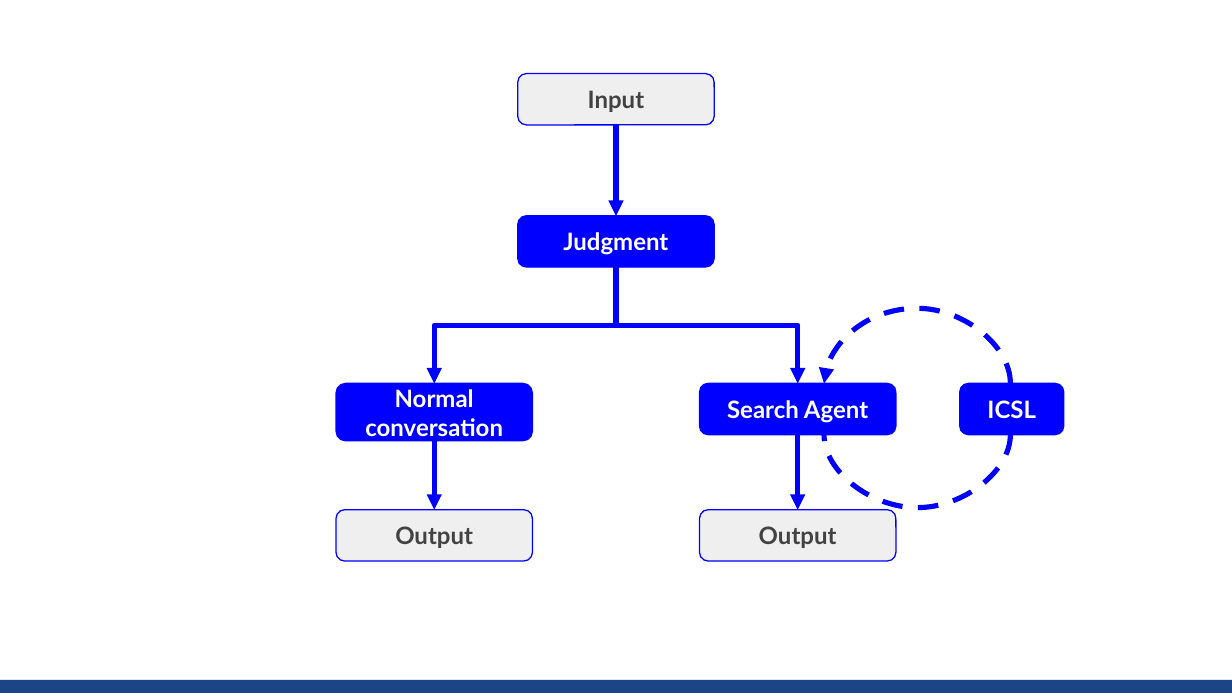
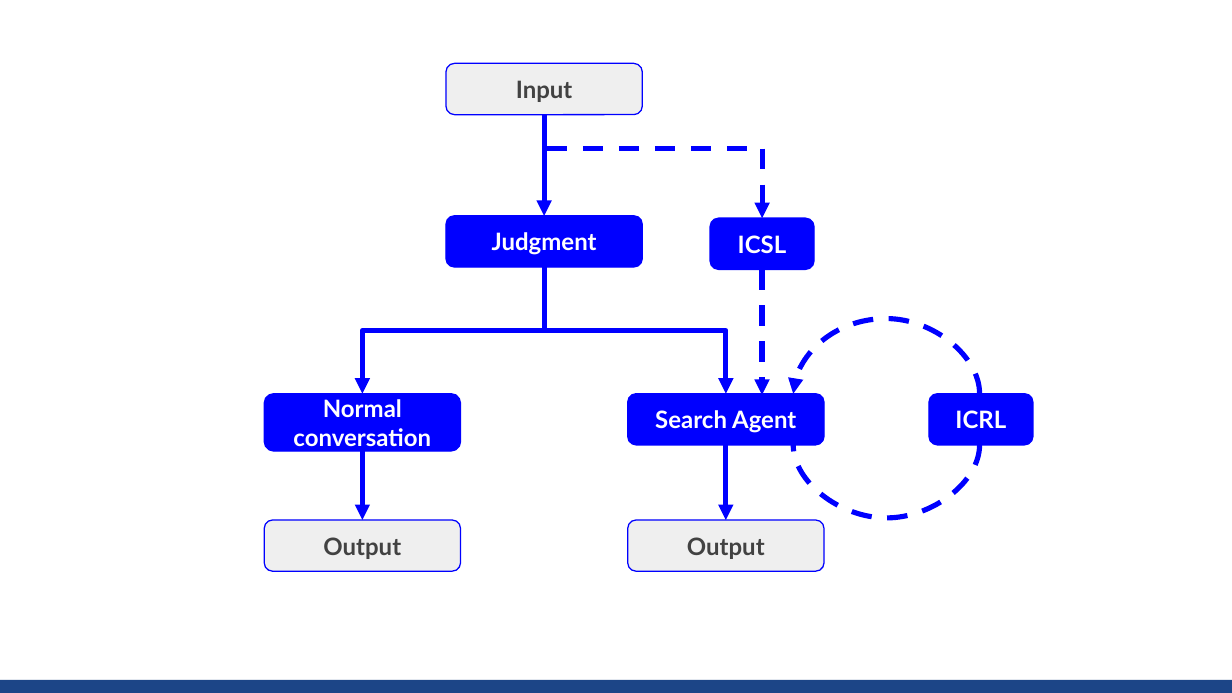
Before and after one commit to sekihan02/code_sundbox, a slide deck: slide 4 of search_small_agent.pptx. Drawn at 1232x693 pixels with LibreOffice and Linux fonts; fonts in the diff are those of the drawing. Boxes give left, top, right and bottom in pixels: in the first picture for what was removed or moved away, otherwise in the second. Text is boxed around its words. In the diff, an @@ line names an element or a change of style, - is before the commit and + after.

```diff
--- a/search_small_agent.pptx
+++ b/search_small_agent.pptx
@@ rounded rectangle "Input": place and size @@
-rounded rectangle "Input" at <box>517,74,713,126</box>
+rounded rectangle "Input" at <box>446,63,642,115</box>
@@ arrow moved from (616, 124) - (616, 216) to (545, 115) - (545, 216) @@
@@ elbow arrow added from (545, 115) to (763, 218), #0000FF 3 pt dashed @@
@@ rounded rectangle "Judgment": place and size @@
-rounded rectangle "Judgment" at <box>517,216,713,267</box>
+rounded rectangle "Judgment" at <box>446,216,642,267</box>
@@ rounded rectangle "ICSL": place and size @@
-rounded rectangle "ICSL" at <box>960,383,1063,435</box>
+rounded rectangle "ICSL" at <box>710,218,813,270</box>
@@ elbow arrow moved from (616, 267) - (434, 383) to (545, 267) - (362, 394) @@
@@ elbow arrow moved from (616, 267) - (798, 383) to (545, 267) - (726, 394) @@
@@ arrow added from (763, 270) to (763, 395), #0000FF 3 pt dashed @@
@@ curved arrow moved from (1010, 383) - (824, 383) to (979, 394) - (793, 394) @@
@@ rounded rectangle "Search Agent": place and size @@
-rounded rectangle "Search Agent" at <box>700,383,896,435</box>
+rounded rectangle "Search Agent" at <box>627,394,823,446</box>
@@ rounded rectangle added at <box>929,394,1032,446</box>, fill #0000FF, outline #0000FF 0.75 pt, 14 pt, text #FFFFFF, bold @@
+ICRL
@@ 2 rounded rectangles, 2 arrows: place and size @@
-2 rounded rectangles, 2 arrows at <box>336,383,798,562</box>
+2 rounded rectangles, 2 arrows at <box>264,394,726,572</box>
@@ curved line moved from (1010, 435) - (824, 435) to (979, 445) - (793, 445) @@
@@ rounded rectangle "Output": place and size @@
-rounded rectangle "Output" at <box>700,510,896,562</box>
+rounded rectangle "Output" at <box>627,520,823,572</box>
```
Also in this commit, not shown: 1 slide added, 8 other files.
